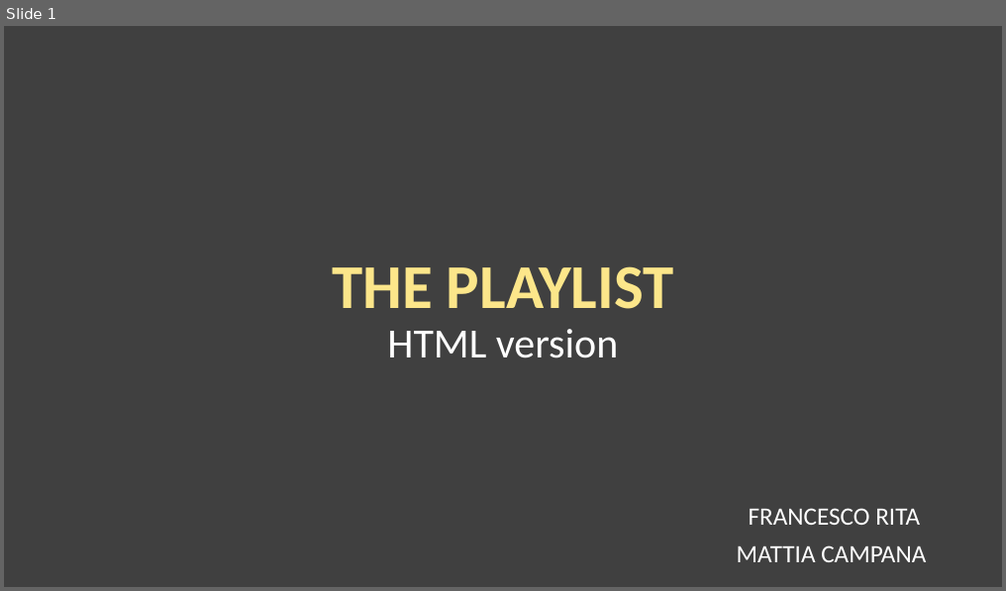
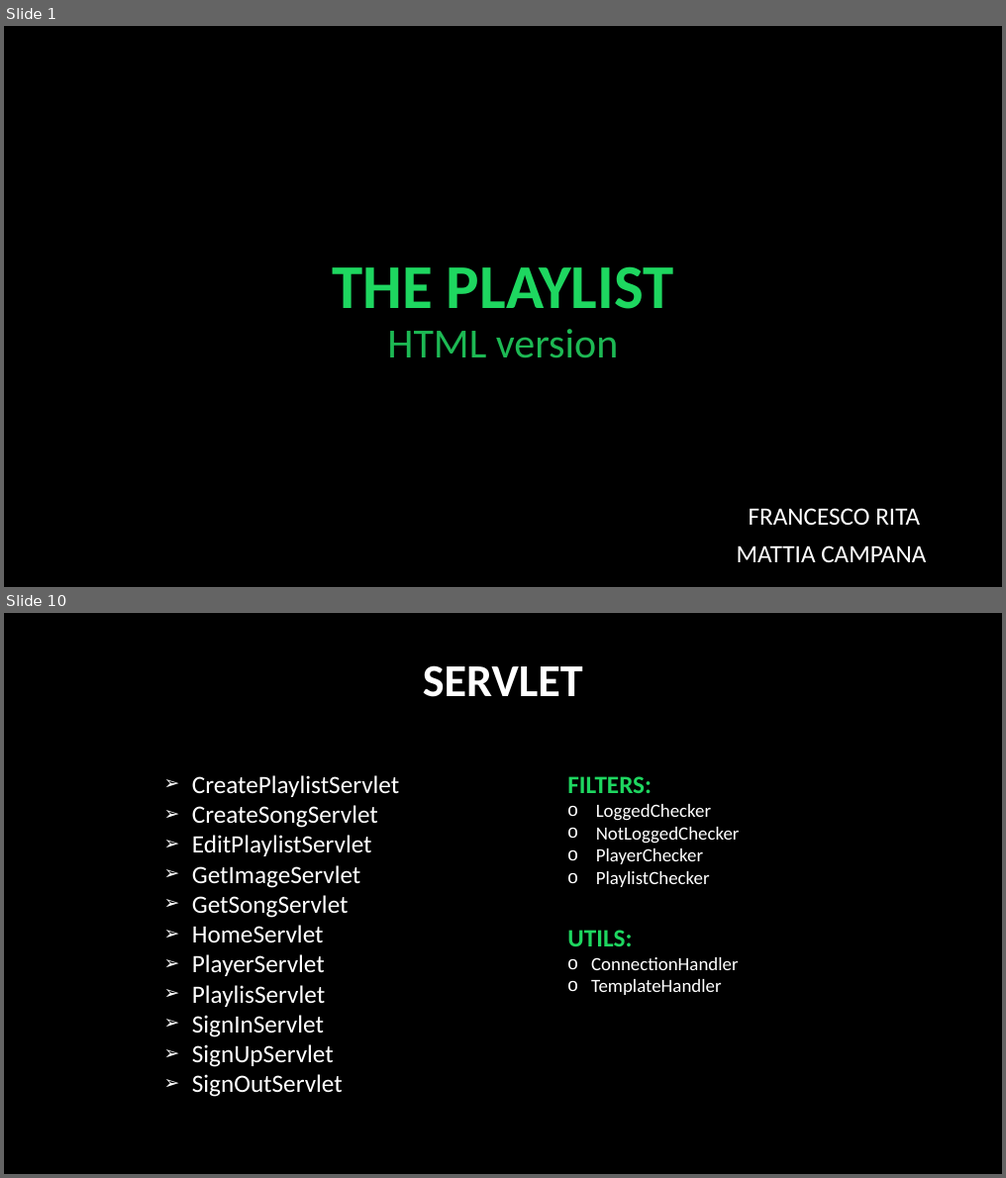
Before and after one commit to campanamattia/tiw.project-html, a slide deck: delivers/THE PLAYLIST.pptx. Shown one above the other, each under a label of ours: slide 1 before the commit, slides 1 and 10 after it; the slides between them are not shown. The pictures are 1006x591 and 1006x1178 pixels, drawn with LibreOffice and Linux fonts; fonts in the diff are those of the drawing. Boxes give left, top, right and bottom in pixels: in the first picture for what was removed or moved away, otherwise in the second. Text is boxed around its words. In the diff, an @@ line names an element or a change of style, - is before the commit and + after.

Commit message:
home html

```diff
--- a/delivers/THE PLAYLIST.pptx
+++ b/delivers/THE PLAYLIST.pptx
@@ slide 10 added at (4,613,1002,1174), background #000000 @@
@@ title added at (423,665,583,697), 44 pt, text #FFFFFF, bold @@
+SERVLET
@@ text added at (192,775,399,1097), 24 pt, text #FFFFFF @@
+➢ CreatePlaylistServlet
+➢ CreateSongServlet
+➢ EditPlaylistServlet
+➢ GetImageServlet
+➢ GetSongServlet
+➢ HomeServlet
+➢ PlayerServlet
+➢ PlaylisServlet
+➢ SignInServlet
+➢ SignUpServlet
+➢ SignOutServlet
@@ text added at (567,776,740,887), 18 pt, text #FFFFFF @@
+FILTERS:
+o LoggedChecker
+o NotLoggedChecker
+o PlayerChecker
+o PlaylistChecker
@@ text added at (567,930,739,995), 18 pt, text #FFFFFF @@
+UTILS:
+o ConnectionHandler
+o TemplateHandler
@@ slide 1 changed as well @@
@@ background #404040 to #000000 @@
@@ title "THE PLAYLIST HTML version" at (332,267,674,359): text colour #FCE68A to #1ED760 in "THE PLAYLIST"; text colour #FFFFFF to #1DB954 in "HTML version" @@
```
Also in this commit, not shown: 2 other slides changed, 9 other slides added, 1 slide removed, 1 other file.
